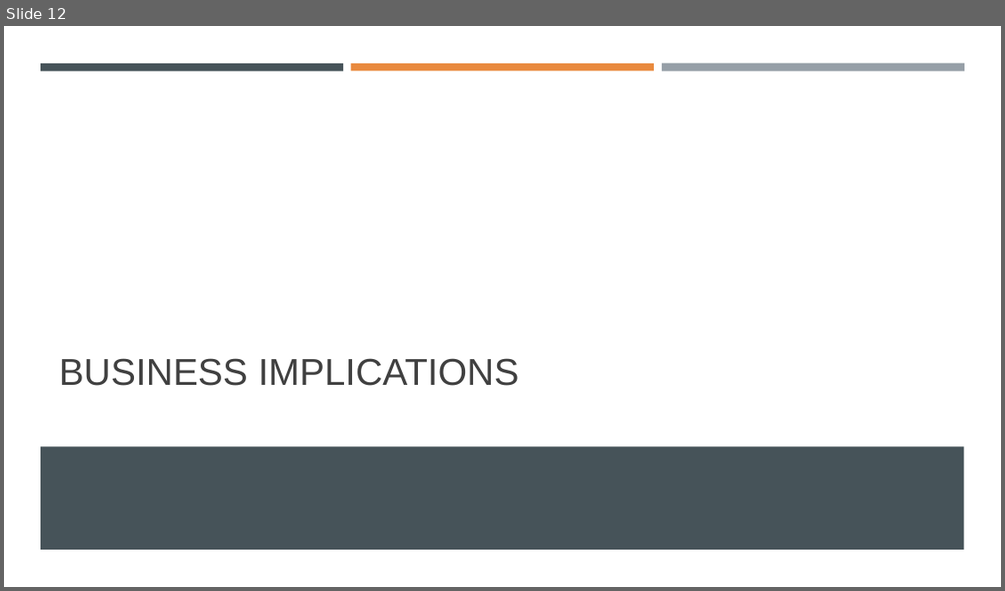
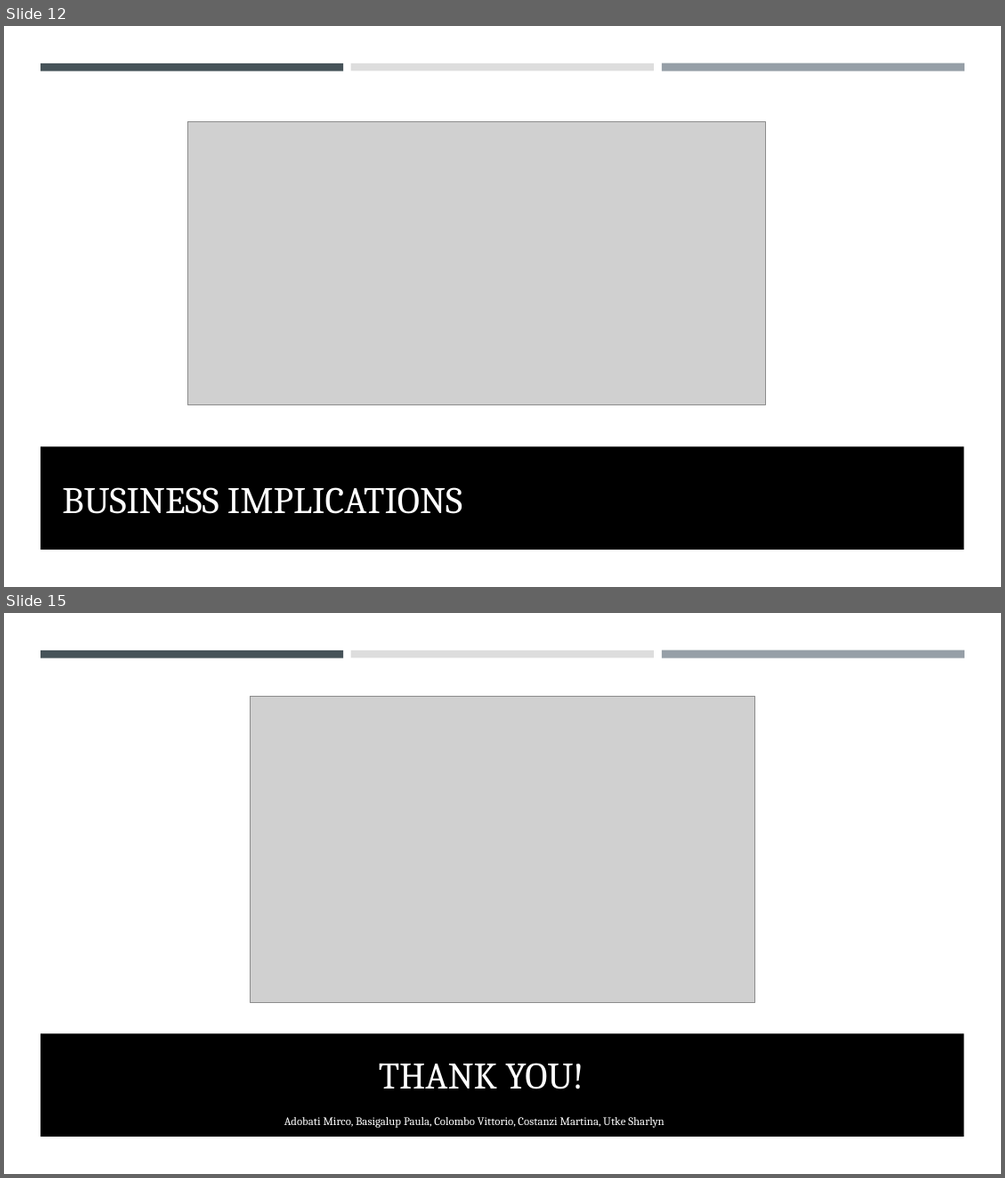
Before and after one commit to costanzimartina/Fintech_project, a slide deck: AutoInsurtech_Adobati_Basigalup_Colombo_Costanzi_Utke.pptx. Shown one above the other, each under a label of ours: slide 12 before the commit, slides 12 and 15 after it; the slides between them are not shown. The pictures are 1005x591 and 1005x1178 pixels, drawn with LibreOffice and Linux fonts; fonts in the diff are those of the drawing; grey boxes stand for pictures. Boxes give left, top, right and bottom in pixels: in the first picture for what was removed or moved away, otherwise in the second. Text is boxed around its words. In the diff, an @@ line names an element or a change of style, - is before the commit and + after.

```diff
--- a/AutoInsurtech_Adobati_Basigalup_Colombo_Costanzi_Utke.pptx
+++ b/AutoInsurtech_Adobati_Basigalup_Colombo_Costanzi_Utke.pptx
@@ slide 15 added at (x1=4, y1=613, x2=1001, y2=1174), background #FFFFFF; not listed: 4 template elements that a slide beside it also shows @@
@@ picture added at (x1=251, y1=697, x2=755, y2=1003) @@
@@ title added at (x1=379, y1=1062, x2=583, y2=1089), 36 pt, text #FFFFFF @@
+THANK YOU!
@@ text added at (x1=284, y1=1117, x2=664, y2=1127), 11 pt, text #FFFFFF @@
+Adobati Mirco, Basigalup Paula, Colombo Vittorio, Costanzi Martina, Utke Sharlyn
@@ slide 12 changed as well @@
@@ rectangle at (x1=351, y1=63, x2=654, y2=70): fill #E98A3E to #DDDDDD @@
@@ picture added at (x1=188, y1=122, x2=765, y2=405) @@
@@ title "BUSINESS IMPLICATIONS" moved from (x1=59, y1=358, x2=519, y2=386) to (x1=62, y1=487, x2=462, y2=514) @@
@@ title "BUSINESS IMPLICATIONS" at (x1=62, y1=487, x2=462, y2=514): font Arial to Cambria, text colour #404040 to #FFFFFF @@
@@ rectangle at (x1=40, y1=446, x2=964, y2=549): fill #465359 to #000000 @@
```
Also in this commit, not shown: 11 other slides changed, 2 other slides added, 3 slides removed, 4 other files.
